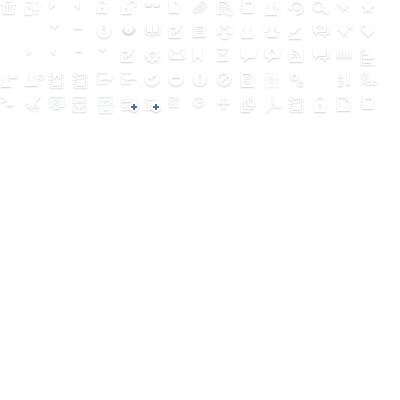
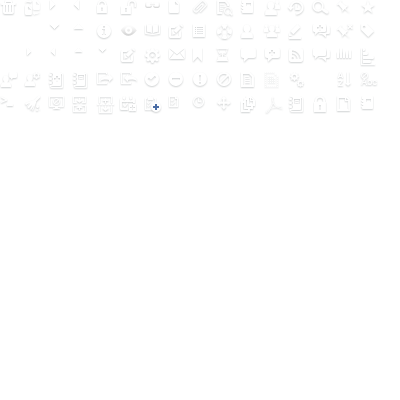
Layer changes from the first 400px x 400px image to the second:
renamed "admin" to "admin copy 3", moved it above "forum", painted on it over left=25, top=72, right=45, bottom=86
added layer "create event copy 3" in group "create task" over left=120, top=96, right=136, bottom=111
removed layer "Shape 134 copy 2" from group "create event" over left=131, top=104, right=137, bottom=110
removed layer "Shape 133 copy 2" from group "create event" over left=129, top=102, right=139, bottom=112
removed layer "Calendar Mini Icon copy" from group "create event" over left=121, top=96, right=136, bottom=110
